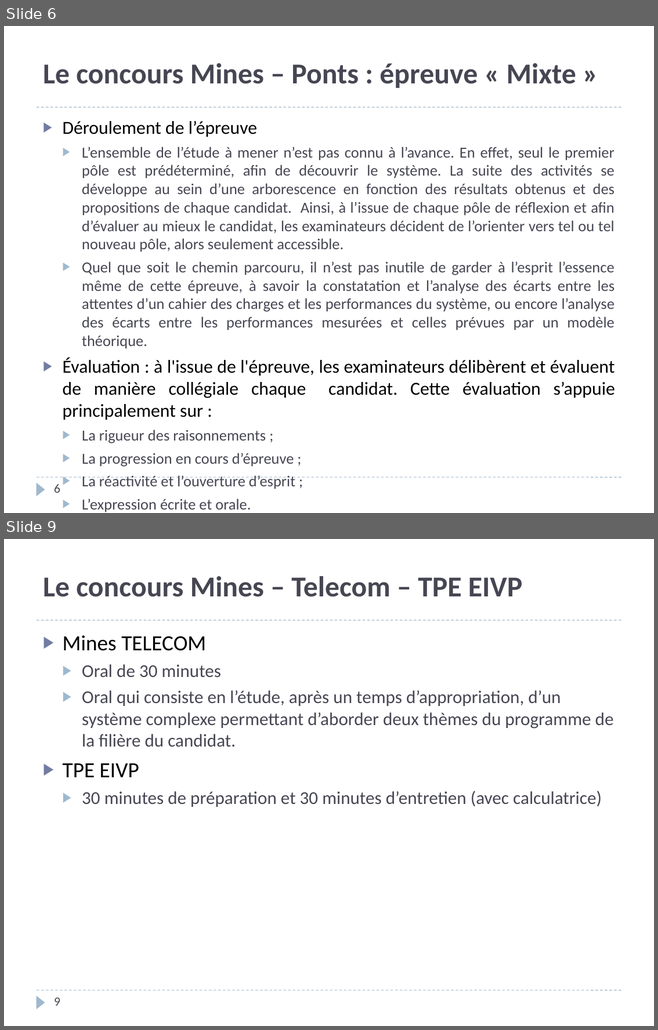
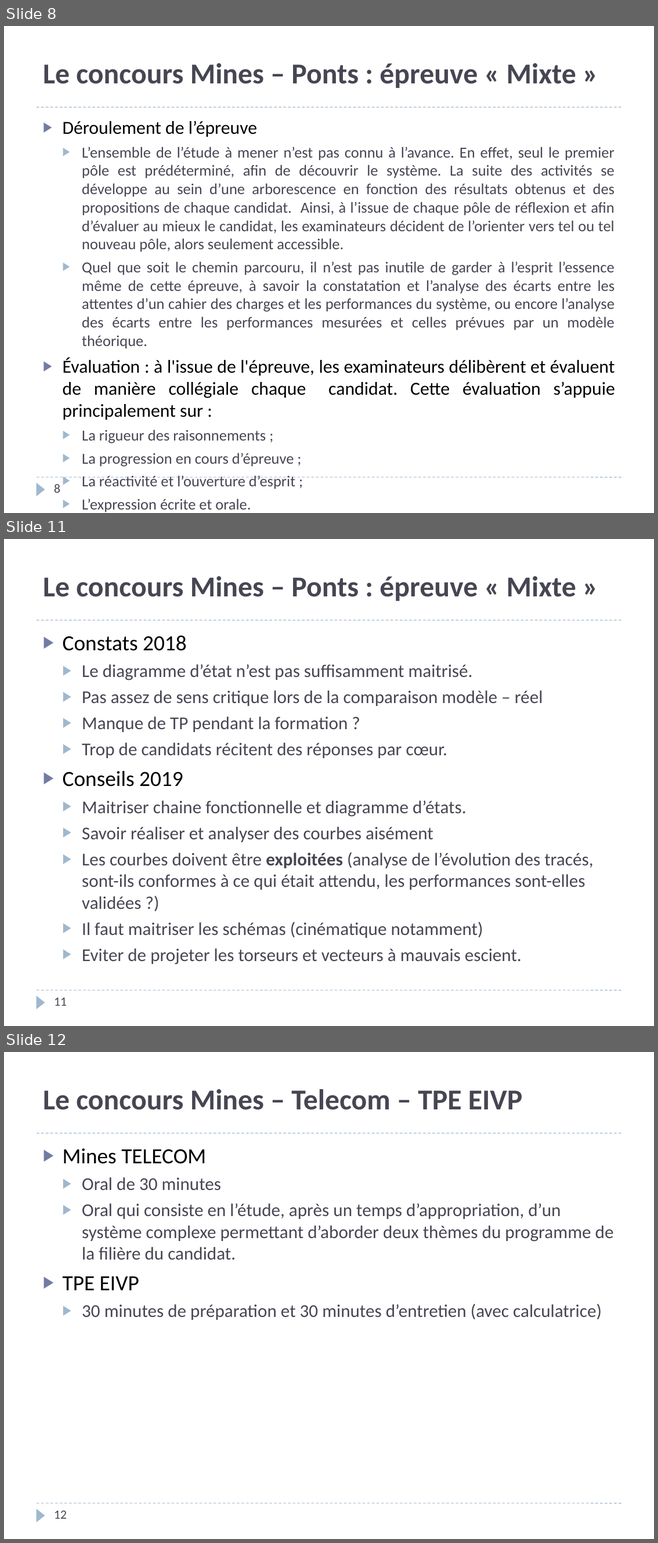
Before and after one commit to xpessoles/PSI, a slide deck: PreparationOral/PreparationOral.pptx. Shown one above the other, each under a label of ours: slides 6 and 9 before the commit, slides 8, 11 and 12 after it; the slides between them are not shown. The pictures are 658x1030 and 658x1543 pixels, drawn with LibreOffice and Linux fonts; fonts in the diff are those of the drawing. Boxes give left, top, right and bottom in pixels: in the first picture for what was removed or moved away, otherwise in the second. Text is boxed around its words. In the diff, an @@ line names an element or a change of style, - is before the commit and + after.

```diff
--- a/PreparationOral/PreparationOral.pptx
+++ b/PreparationOral/PreparationOral.pptx
@@ slide 11 added at (4, 539, 654, 1026), background #FFFFFF; not listed: 3 template elements that a slide beside it also shows @@
@@ title added at (43, 576, 576, 601), 32 pt, text #464653, bold @@
+Le concours Mines – Ponts : épreuve « Mixte »
@@ text added at (63, 635, 593, 965), 20 pt, text #464653 @@
+▶ Constats 2018
+  ▶ Le diagramme d’état n’est pas suffisamment maitrisé.
+  ▶ Pas assez de sens critique lors de la comparaison modèle – réel
+  ▶ Manque de TP pendant la formation ?
+  ▶ Trop de candidats récitent des réponses par cœur.
+▶ Conseils 2019
+  ▶ Maitriser chaine fonctionnelle et diagramme d’états.
+  ▶ Savoir réaliser et analyser des courbes aisément
+  ▶ Les courbes doivent être exploitées (analyse de l’évolution des tracés, sont-ils conformes à ce qui était attendu, les performances sont-elles validées ?)
+  ▶ Il faut maitriser les schémas (cinématique notamment)
+  ▶ Eviter de projeter les torseurs et vecteurs à mauvais escient.
@@ page number added at (54, 998, 67, 1006), 14 pt, text #464653 @@
+11
@@ what was slide 6 is now slide 8 @@
@@ page number at (54, 484, 60, 493): text changed @@
-6
+8
@@ what was slide 9 is now slide 12 @@
@@ page number at (54, 1511, 67, 1519): text changed @@
-9
+12
```
Also in this commit, not shown: 8 slides changed, 2 other slides added, 2 slides removed.
